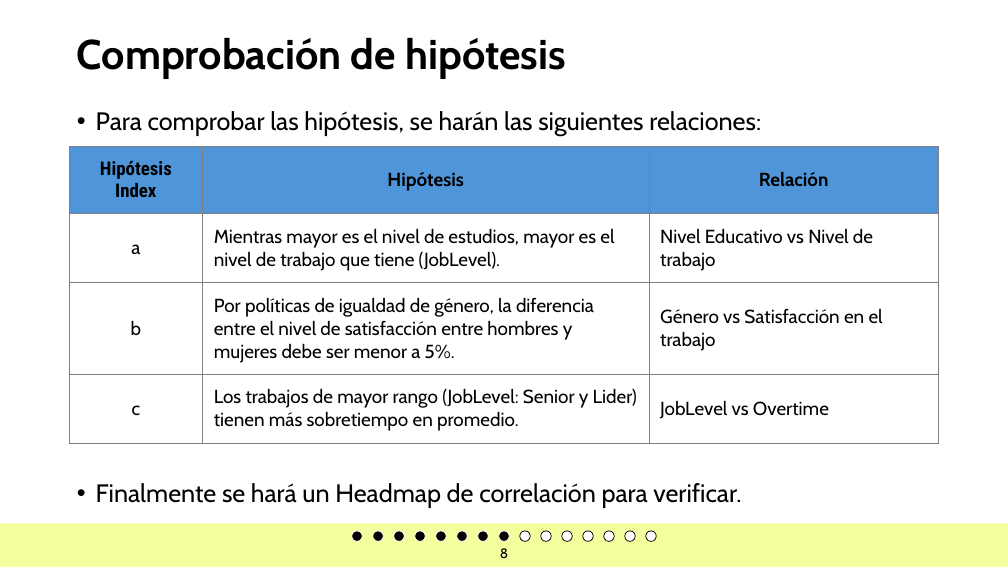
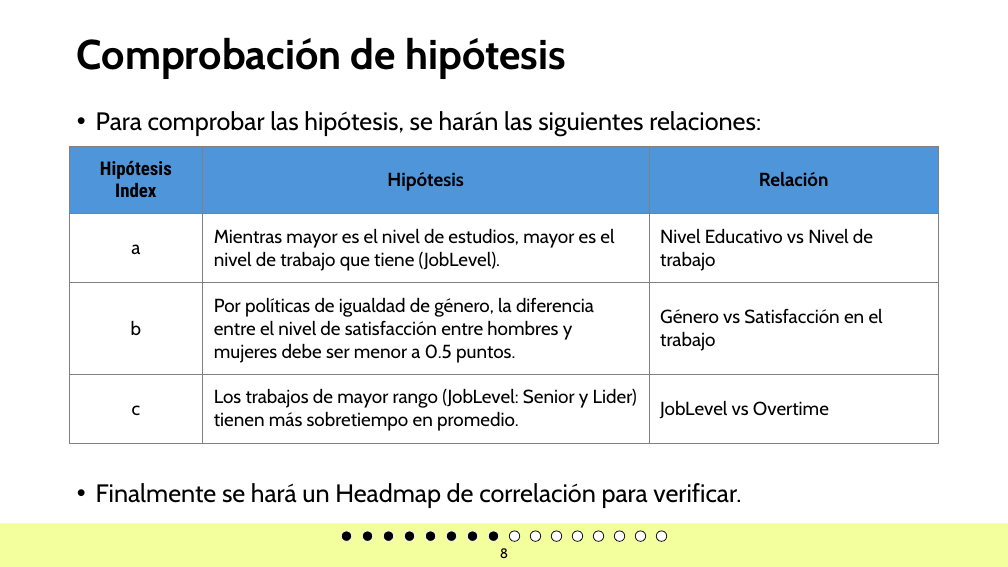
Before and after one commit to JoseChirif/Estudios-y-empleabilidad-Encuesta-kaggle, a slide deck: slide 8 of Estudios y empleabilidad.pptx. Drawn at 1008x567 pixels with LibreOffice and Linux fonts; fonts in the diff are those of the drawing; background and template pictures are left out. Boxes give left, top, right and bottom in pixels: in the first picture for what was removed or moved away, otherwise in the second. Text is boxed around its words. In the diff, an @@ line names an element or a change of style, - is before the commit and + after.

```diff
--- a/Estudios y empleabilidad.pptx
+++ b/Estudios y empleabilidad.pptx
@@ table at bbox=[70, 147, 938, 442] @@
-row 3, column 2: Por políticas de igualdad de género, la diferencia entre el nivel de satisfacción entre hombres y mujeres debe ser menor a 5%.
+row 3, column 2: Por políticas de igualdad de género, la diferencia entre el nivel de satisfacción entre hombres y mujeres debe ser menor a 0.5 puntos.
@@ ellipse added at bbox=[341, 531, 352, 541], fill #000000, outline #FFFFFF 0.71 pt @@
@@ ellipse added at bbox=[362, 531, 373, 541], fill #000000, outline #FFFFFF 0.71 pt @@
@@ ellipse added at bbox=[383, 531, 394, 541], fill #000000, outline #FFFFFF 0.71 pt @@
@@ ellipse added at bbox=[405, 531, 415, 541], fill #000000, outline #FFFFFF 0.71 pt @@
@@ ellipse: place and size @@
-ellipse at bbox=[583, 531, 594, 541]
+ellipse at bbox=[425, 531, 436, 541]
@@ ellipse at bbox=[425, 531, 436, 541]: fill #FFFFFF to #000000; outline #000000 0.71 pt to #FFFFFF 0.71 pt @@
@@ 11 ellipses: place and size @@
-11 ellipses at bbox=[352, 531, 572, 541]
+11 ellipses at bbox=[446, 531, 667, 541]
@@ fill #000000 to #FFFFFF; outline #FFFFFF 0.71 pt to #000000 0.71 pt in 5 elements at bbox=[510, 531, 520, 541], bbox=[530, 531, 541, 541], bbox=[572, 531, 583, 541], bbox=[594, 531, 604, 541], bbox=[551, 531, 562, 541] @@
@@ ellipse removed at bbox=[604, 531, 615, 541] @@
@@ ellipse removed at bbox=[625, 531, 635, 541] @@
@@ ellipse removed at bbox=[646, 531, 656, 541] @@
```
Also in this commit, not shown: 15 other slides changed, 1 slide added, 1 other file.
